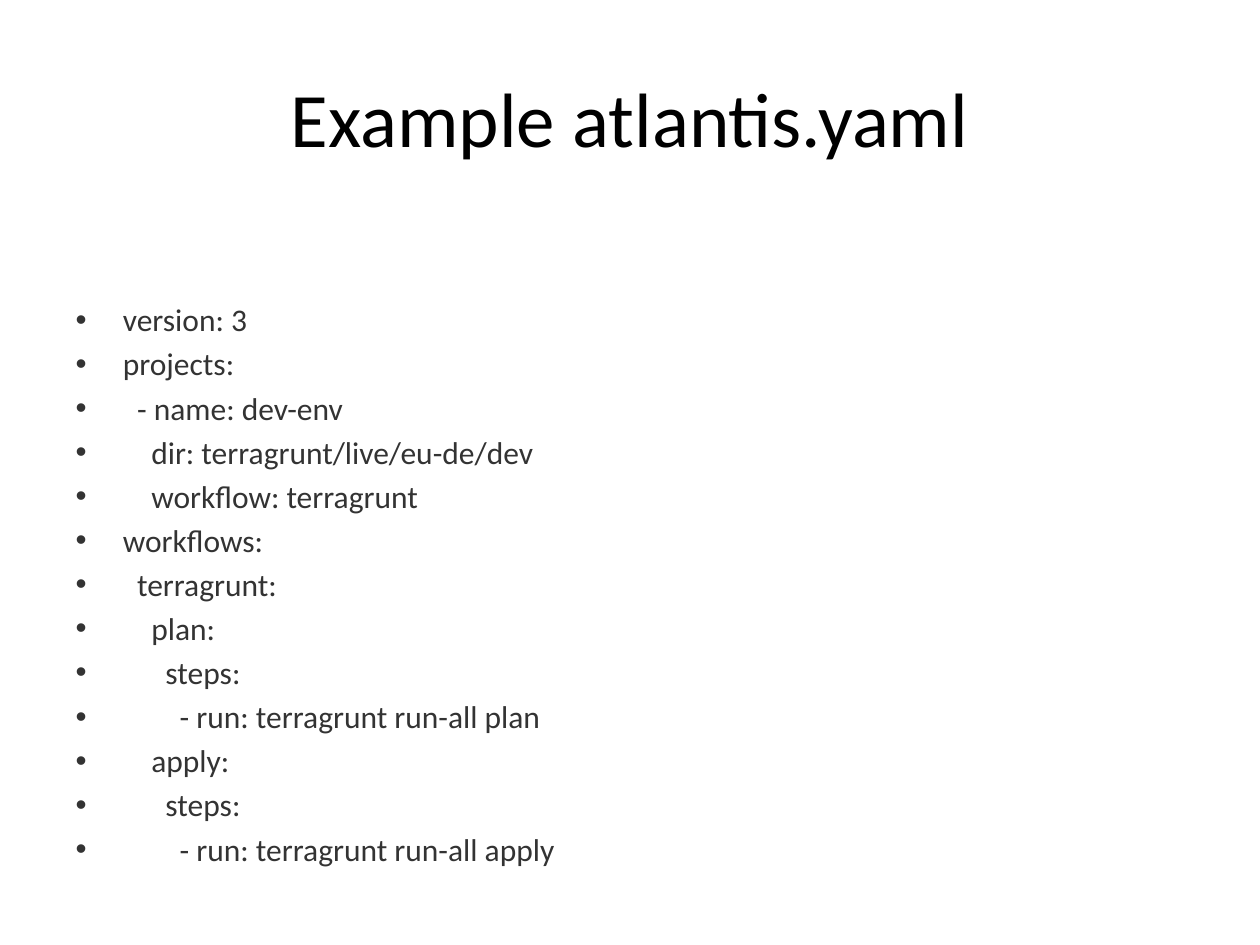
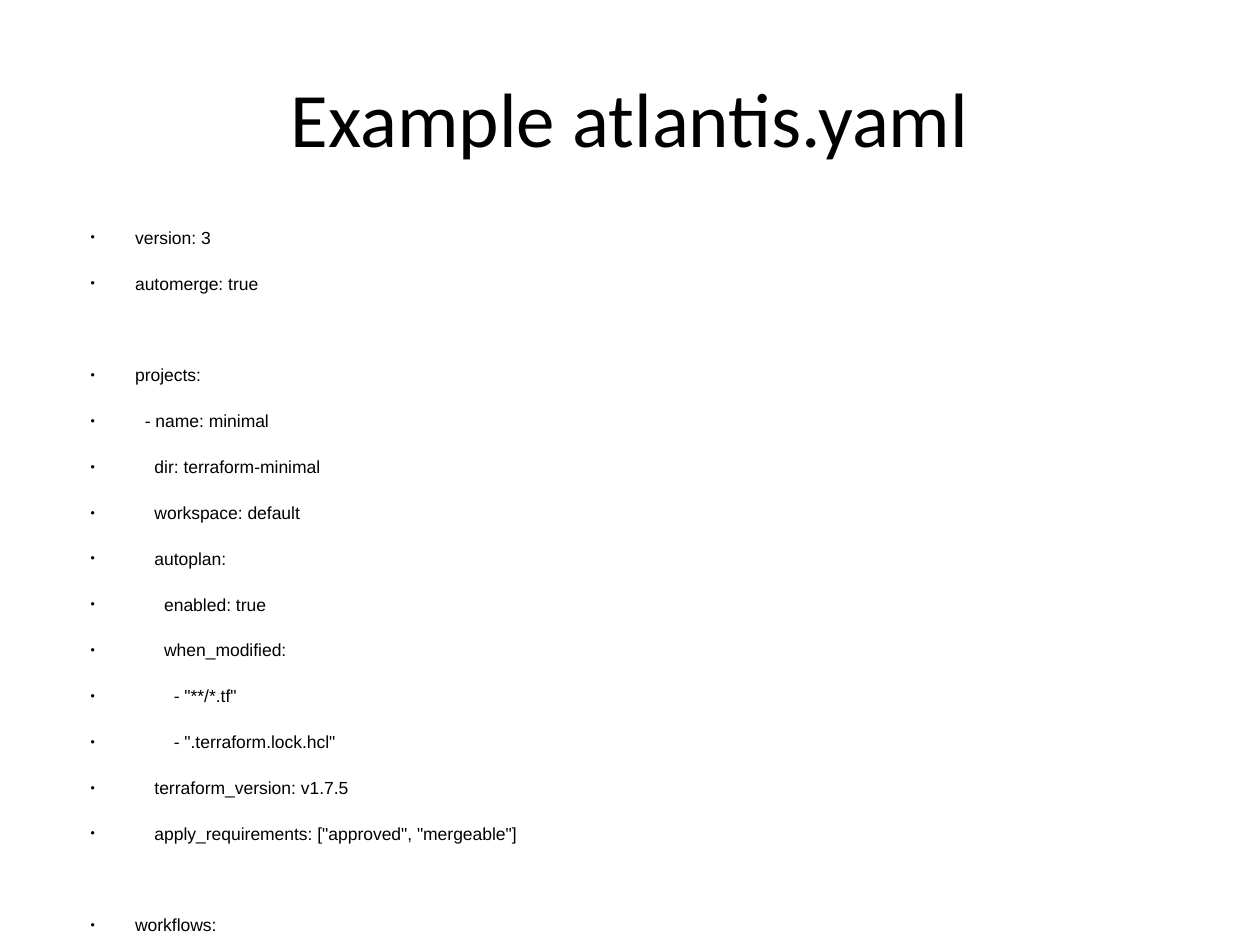
Before and after one commit to opentelekomcloud-community/terraform-workshop, a slide deck: slide 3 of docs/slides/PART 5/atlantis.pptx. Drawn at 1260x945 pixels with LibreOffice and Linux fonts; fonts in the diff are those of the drawing. Boxes give left, top, right and bottom in pixels: in the first picture for what was removed or moved away, otherwise in the second. Text is boxed around its words. In the diff, an @@ line names an element or a change of style, - is before the commit and + after.

Commit message:
multitenancy slides and text (#3)
* mt

* provider config

```diff
--- a/docs/slides/PART 5/atlantis.pptx
+++ b/docs/slides/PART 5/atlantis.pptx
@@ text at [135, 231, 211, 385]: size 18 to 10 pt, font Calibri to Arial, text colour #333333 to #000000 in "version: 3", "projects:", "workflows:", "plan:" and 3 more places; bullet • to ●; more space between paragraphs @@
@@ text at [135, 278, 258, 294]: paragraph added @@
+● automerge: true
@@ text at [154, 414, 517, 844]: text changed; size 18 to 10 pt; font Calibri to Arial; text colour #333333 to #000000 @@
-• - name: dev-env
-• dir: terragrunt/live/eu-de/dev
-• workflow: terragrunt
+● - name: minimal
+● dir: terraform-minimal
+● workspace: default
+● autoplan:
+● enabled: true
+● when_modified:
+● - "**/*.tf"
+● - ".terraform.lock.hcl"
+● terraform_version: v1.7.5
+● apply_requirements: ["approved", "mergeable"]
@@ text at [137, 576, 277, 602]: text changed; size 18 to 10 pt; font Calibri to Arial; text colour #333333 to #000000 @@
-• terragrunt:
+● default:
@@ text at [196, 706, 540, 734]: text changed; size 18 to 10 pt; font Calibri to Arial; text colour #333333 to #000000 @@
-• - run: terragrunt run-all plan
+● - init
+● - plan
@@ text at [196, 839, 555, 867]: text changed; size 18 to 10 pt; font Calibri to Arial; text colour #333333 to #000000 @@
-• - run: terragrunt run-all apply
+● - apply
```
Also in this commit, not shown: 2 other slides changed, 23 other files.
